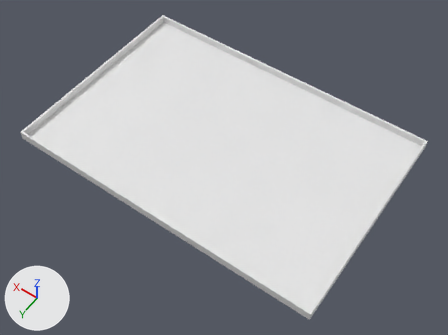
The Blender file CFR2024/blender/table.blend: old version first, new version second.
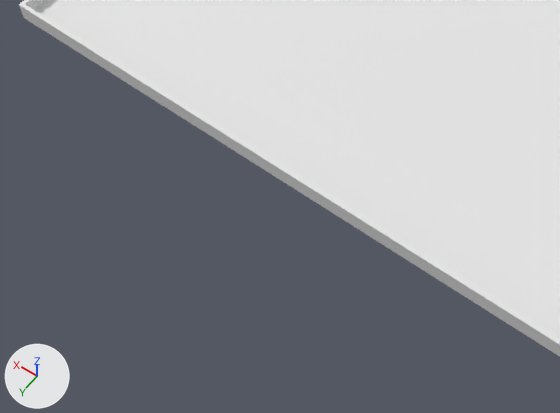
Each version is shown whole from a 50 mm lens placed at (-2.14, 2.97, 4.31), pointed at (-0.14, 0.18, -0.09), then close up on the part from 2% to 65% of the width and 39% to 100% of the height. Arrows for +X, +Y and +Z are at lower left; the lights stay in place. The same objects are shown in both versions, whatever each file hides.

In view in the first close-up: 'TableCol'.
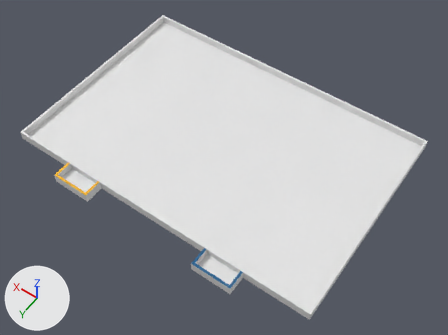
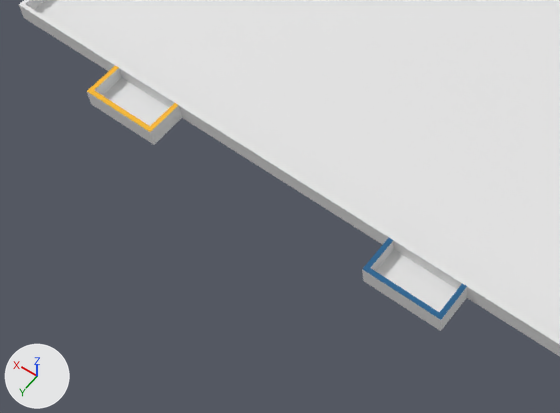
What differs and where, as boxes (x1, y1, x2, y2) in the close-ups (560 x 413 px):
part 1 of me_cube_003, added
    after: (362, 238, 467, 331)
part 2 of me_cube_003, added
    after: (87, 66, 182, 145)

What the commit changed:
Material 'Yellow' (mat_yellow) is new.
Its base color is (0.93, 0.462, 0.0) (yellow #f7b500).
Material 'Blue' (mat_blue) is new.
Its base color is (0.0, 0.105, 0.262) (blue #005b8c).
me_cube_003 is used by ob_tablecol; location (0.0, 0.0, 0.0).
me_cube_003 had 32 vertices, 26 faces and spanned x -1.52..1.52, y -1.02..1.02, z -0.01..0.08.
me_cube_003 now has 88 vertices, 76 faces and spans x -1.52..1.52, y -1.02..1.19, z -0.01..0.08.
me_cube_003 part 1: a new loose piece of 28 vertices spanning x -0.92..-0.55, y 1.02..1.19, z -0.01..0.08.
me_cube_003 part 2: a new loose piece of 28 vertices spanning x 0.55..0.92, y 1.02..1.19, z -0.01..0.08.
me_cube_003 now uses material mat_silexgrey (white #e7e7e7).
me_cube_003 now uses material mat_blue (blue #005b8c).
me_cube_003 now uses material mat_yellow (yellow #f7b500).
